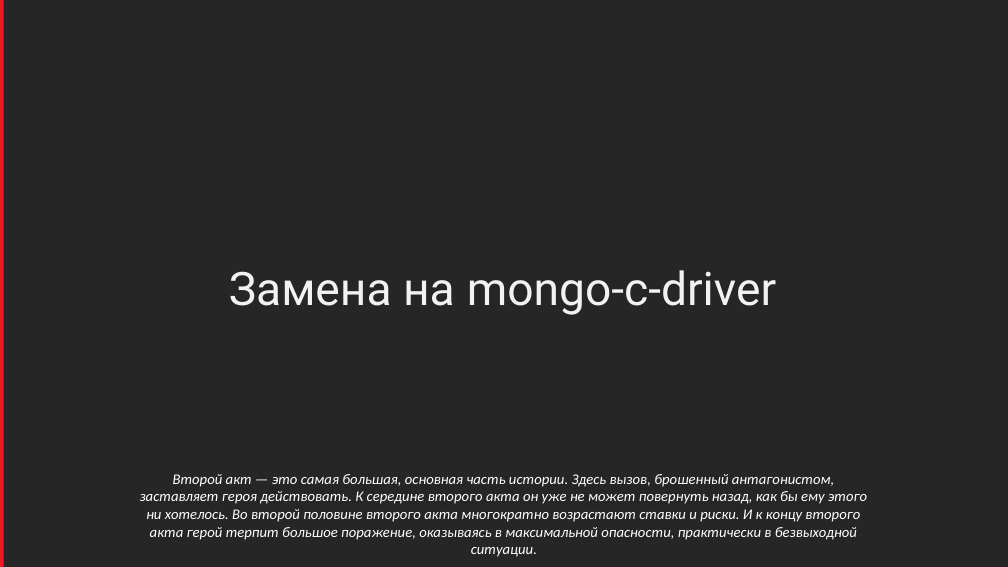
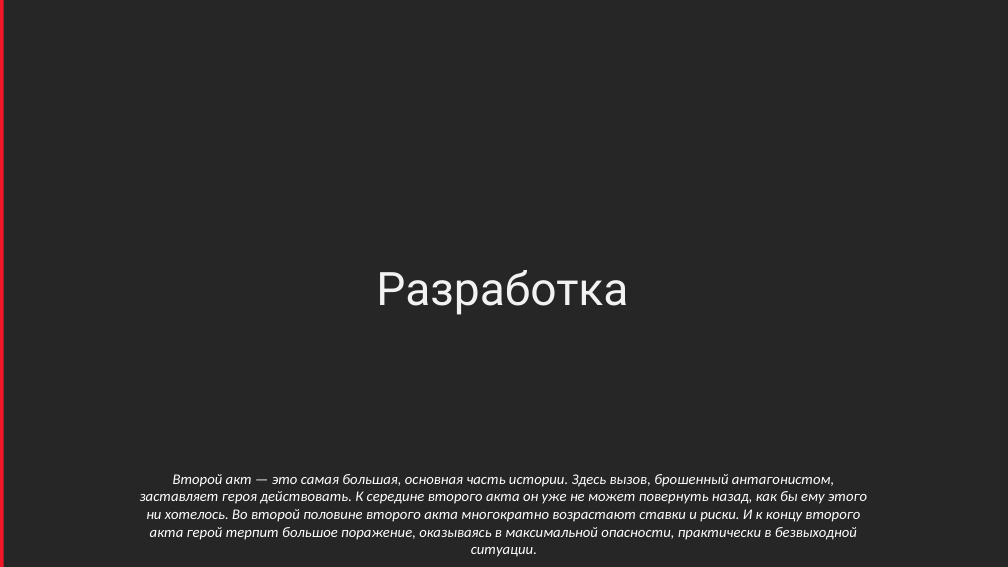
Before and after one commit to sidristij/dotnext-online-2021, a slide deck: slide 13 of 00-dotnext-threadpool.pptx (slide 17 before the commit). Drawn at 1008x567 pixels with LibreOffice and Linux fonts; fonts in the diff are those of the drawing; background and template pictures are left out. Boxes give left, top, right and bottom in pixels: in the first picture for what was removed or moved away, otherwise in the second. Text is boxed around its words. In the diff, an @@ line names an element or a change of style, - is before the commit and + after.

```diff
--- a/00-dotnext-threadpool.pptx
+++ b/00-dotnext-threadpool.pptx
@@ title at (376,270,628,315): text changed @@
-Замена на mongo-c-driver
+Разработка
```
Also in this commit, not shown: 3 other slides changed, 13 slides added, 22 slides removed.
